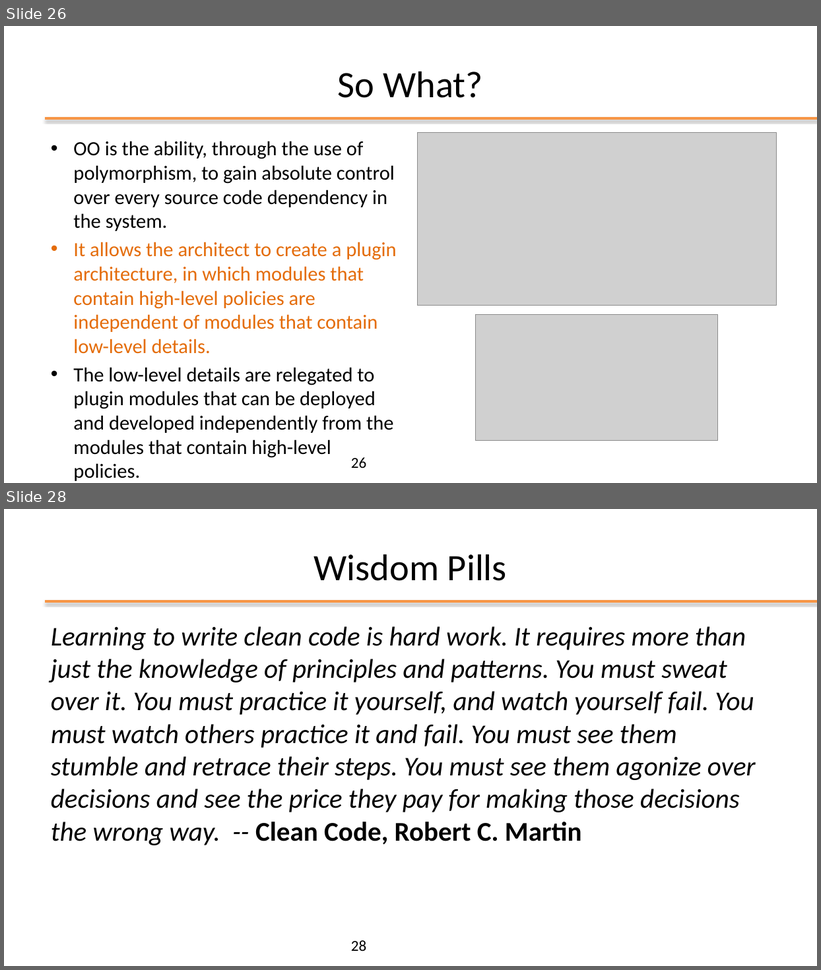
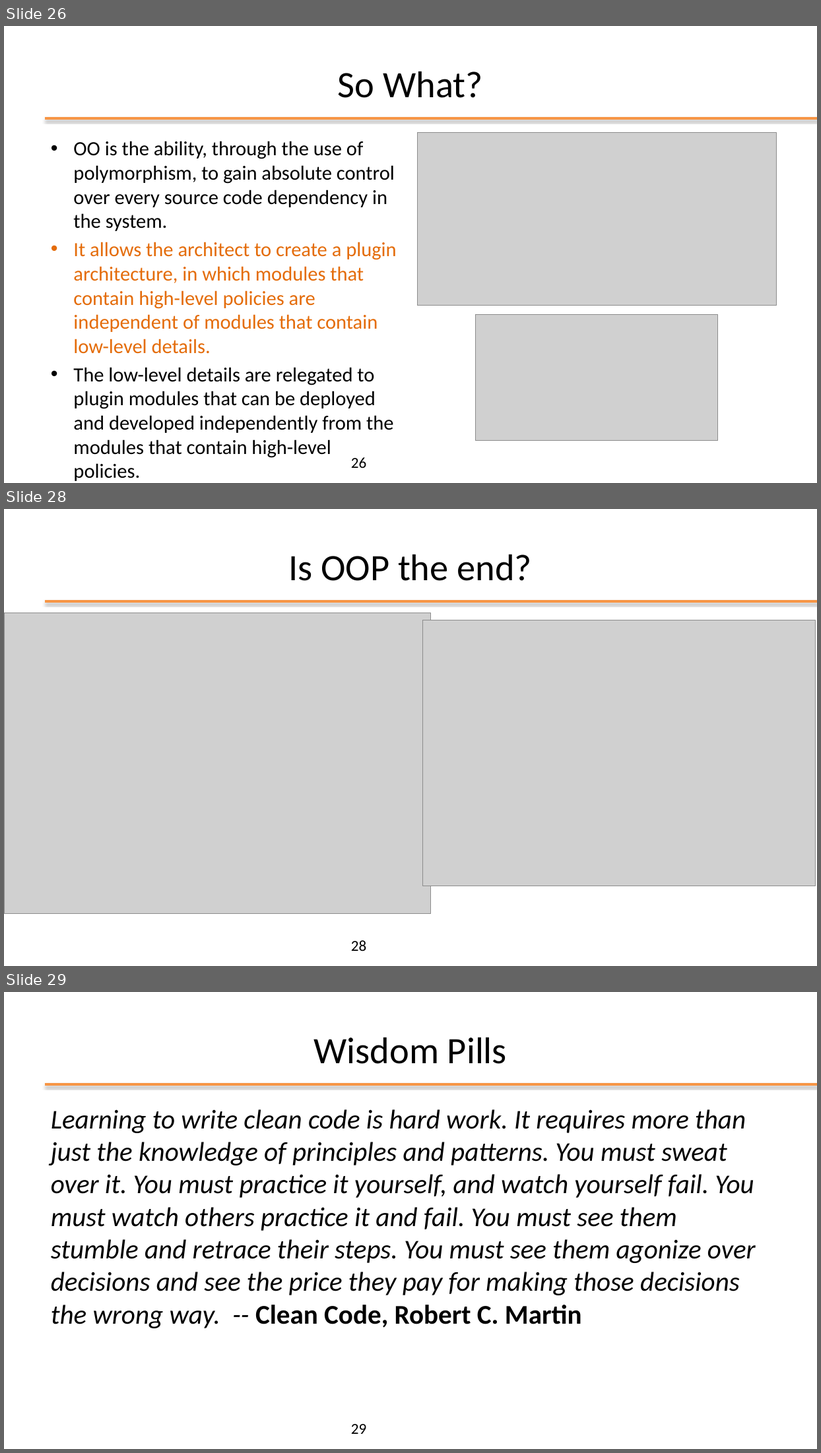
Before and after one commit to plctechnician/ooprogramming, a slide deck: java/slides/ppt/01 - Java From Functions to Objects.pptx. Shown one above the other, each under a label of ours: slides 26 and 28 before the commit, slides 26, 28 and 29 after it; the slides between them are not shown. The pictures are 821x970 and 821x1453 pixels, drawn with LibreOffice and Linux fonts; fonts in the diff are those of the drawing; grey boxes stand for pictures; background and template pictures are left out. Boxes give left, top, right and bottom in pixels: in the first picture for what was removed or moved away, otherwise in the second. Text is boxed around its words. In the diff, an @@ line names an element or a change of style, - is before the commit and + after.

```diff
--- a/java/slides/ppt/01 - Java From Functions to Objects.pptx
+++ b/java/slides/ppt/01 - Java From Functions to Objects.pptx
@@ slide 28 added at (4, 509, 817, 966), background #FFFFFF; not listed: 1 template element that a slide beside it also shows @@
@@ title added at (288, 554, 531, 581), 44 pt, text #000000 @@
+Is OOP the end?
@@ picture added at (4, 613, 431, 914) @@
@@ picture added at (423, 620, 816, 887) @@
@@ page number added at (351, 941, 366, 951), 18 pt, text #000000 @@
+28
@@ what was slide 28 is now slide 29 @@
@@ page number at (351, 1424, 366, 1434): text changed @@
-28
+29
```
Also in this commit, not shown: 6 slides changed, 2 other files.
